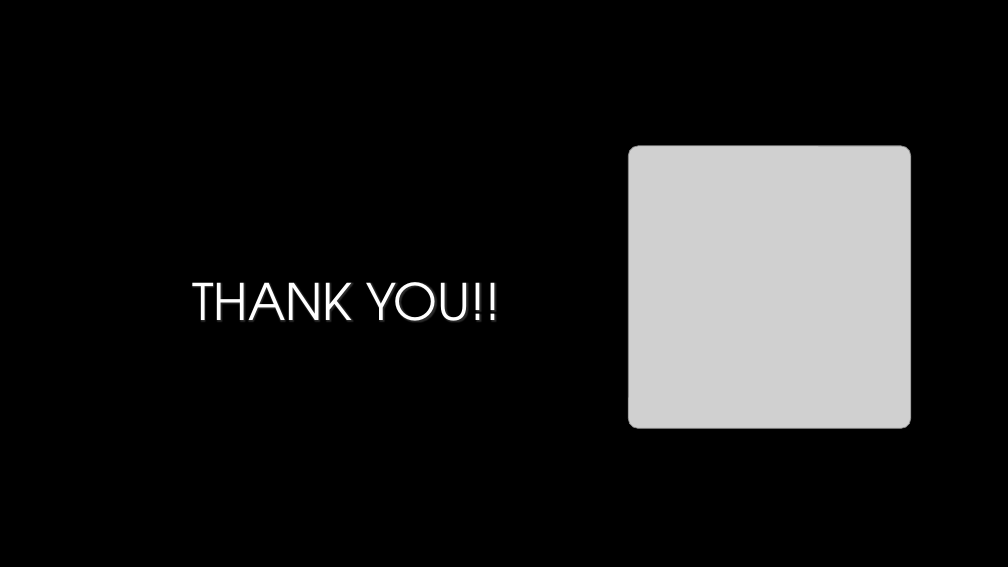
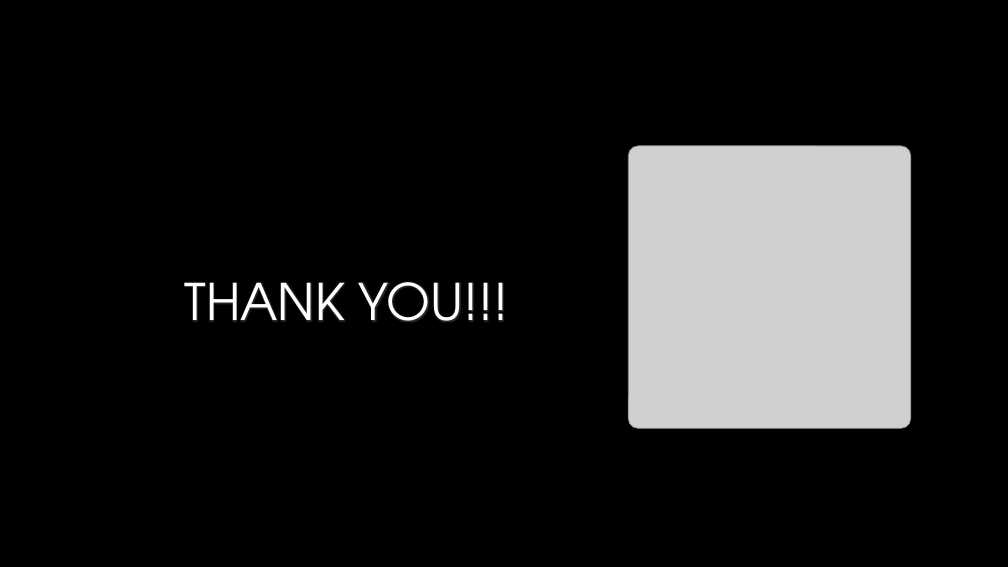
Before and after one commit to HarishParthasarathy/Power-Point-Presentations, a slide deck: slide 17 of 12 Factor/TwelveFactorApp.pptx. Drawn at 1008x567 pixels with LibreOffice and Linux fonts; fonts in the diff are those of the drawing; grey boxes stand for pictures; background and template pictures are left out. Boxes give left, top, right and bottom in pixels: in the first picture for what was removed or moved away, otherwise in the second. Text is boxed around its words. In the diff, an @@ line names an element or a change of style, - is before the commit and + after.

```diff
--- a/12 Factor/TwelveFactorApp.pptx
+++ b/12 Factor/TwelveFactorApp.pptx
@@ title at (185, 282, 508, 321): text changed @@
-THANK YOU!!
+THANK YOU!!!
```
Also in this commit, not shown: 2 other slides changed.
